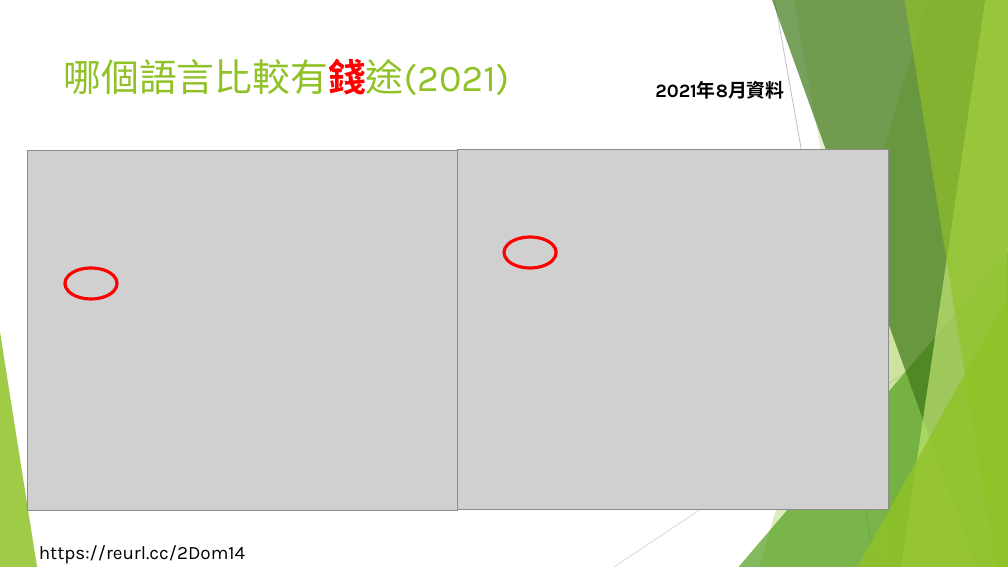
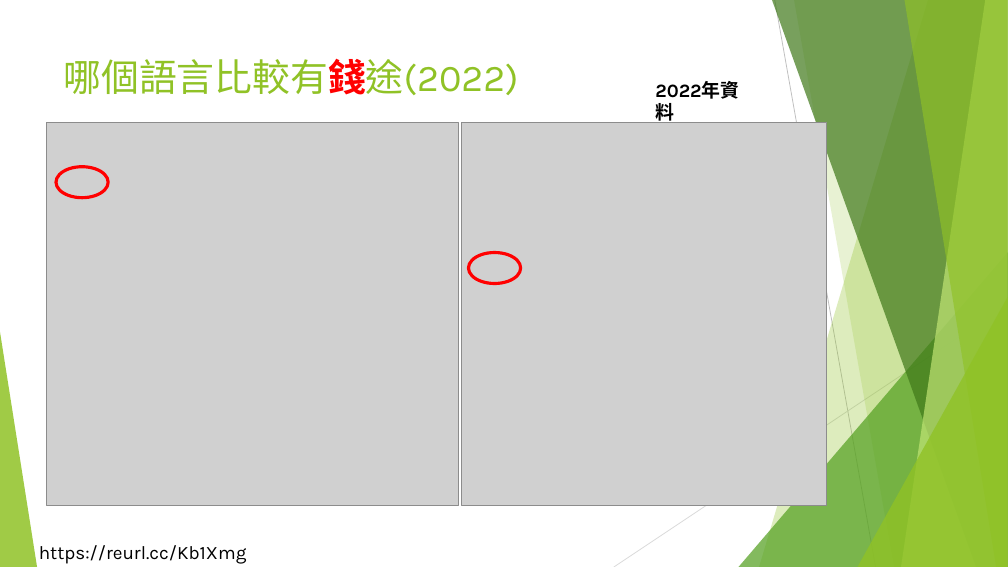
Before and after one commit to liulawsi/My_PPTs, a slide deck: slide 14 of LCC/Java/00a_想喝杯Java咖啡嗎.pptx. Drawn at 1008x567 pixels with LibreOffice and Linux fonts; fonts in the diff are those of the drawing; grey boxes stand for pictures; background and template pictures are left out. Boxes give left, top, right and bottom in pixels: in the first picture for what was removed or moved away, otherwise in the second. Text is boxed around its words. In the diff, an @@ line names an element or a change of style, - is before the commit and + after.

```diff
--- a/LCC/Java/00a_想喝杯Java咖啡嗎.pptx
+++ b/LCC/Java/00a_想喝杯Java咖啡嗎.pptx
@@ title at (x1=64, y1=58, x2=519, y2=95): text changed @@
-哪個語言比較有錢途(2021)
+哪個語言比較有錢途(2022)
@@ text at (x1=655, y1=81, x2=784, y2=99): text changed @@
-2021年8月資料
+2022年資料
@@ picture resized from (x1=27, y1=150, x2=457, y2=511) to (x1=47, y1=123, x2=458, y2=505) @@
@@ picture resized from (x1=457, y1=149, x2=888, y2=510) to (x1=462, y1=123, x2=827, y2=505) @@
@@ ellipse moved from (x1=65, y1=268, x2=117, y2=299) to (x1=56, y1=167, x2=108, y2=198) @@
@@ ellipse moved from (x1=504, y1=237, x2=557, y2=268) to (x1=469, y1=253, x2=521, y2=284) @@
@@ text at (x1=39, y1=545, x2=247, y2=564): text changed @@
-https://reurl.cc/2Dom14
+https://reurl.cc/Kb1Xmg
```
Also in this commit, not shown: 13 other slides changed, 39 other files.
